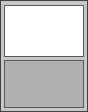
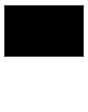
Layer changes from the first (88, 112) image to the second:
hid "Layer 2" over left=4, top=60, right=84, bottom=108
painted on "Layer 1" over left=0, top=0, right=88, bottom=112
